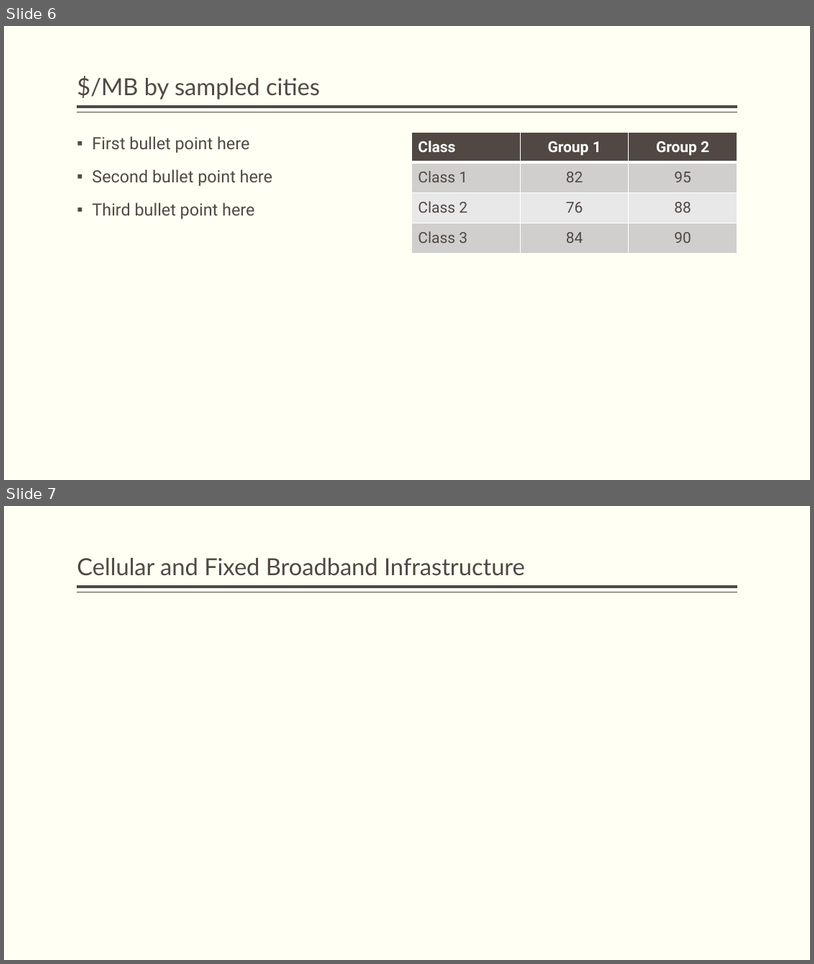
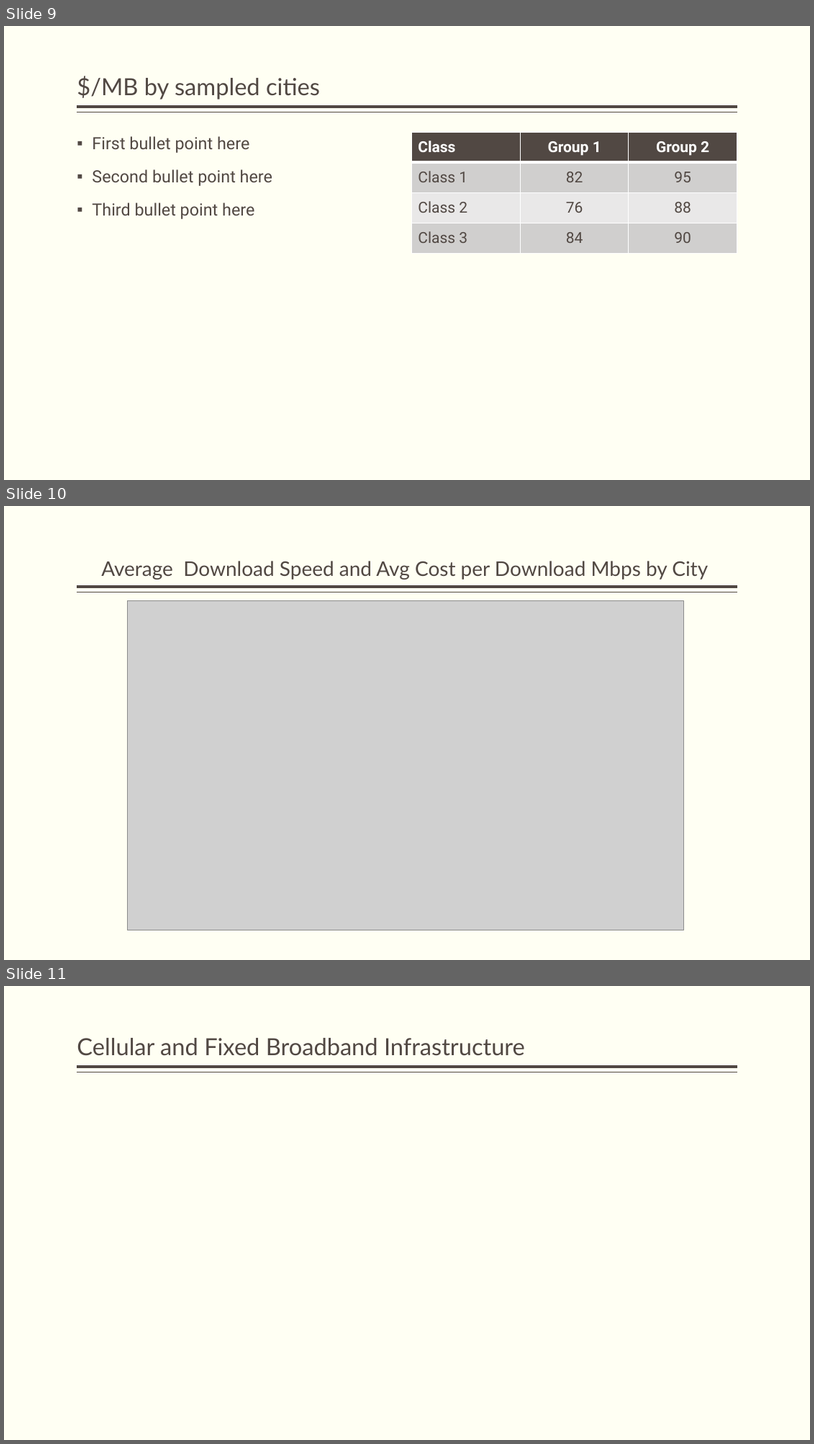
Before and after one commit to vsmolina/fiber_group, a slide deck: Fiber_Group_Presenetation_DRAFT.pptx. Shown one above the other, each under a label of ours: slides 6 and 7 before the commit, slides 9, 10 and 11 after it. The pictures are 814x964 and 814x1444 pixels, drawn with LibreOffice and Linux fonts; fonts in the diff are those of the drawing; grey boxes stand for pictures. Boxes give left, top, right and bottom in pixels: in the first picture for what was removed or moved away, otherwise in the second. Text is boxed around its words. In the diff, an @@ line names an element or a change of style, - is before the commit and + after.

```diff
--- a/Fiber_Group_Presenetation_DRAFT.pptx
+++ b/Fiber_Group_Presenetation_DRAFT.pptx
@@ slide 10 added at (x1=4, y1=506, x2=810, y2=960), background #FFFFF3; not listed: 2 template elements that a slide beside it also shows @@
@@ title added at (x1=101, y1=561, x2=708, y2=579), 24 pt, text #514843 @@
+Average Download Speed and Avg Cost per Download Mbps by City
@@ picture added at (x1=128, y1=601, x2=684, y2=930) @@
@@ what was slide 6 is now slide 9 @@
@@ what was slide 7 is now slide 11 @@
```
Also in this commit, not shown: 1 slide changed, 3 other slides added, 4 other files.
